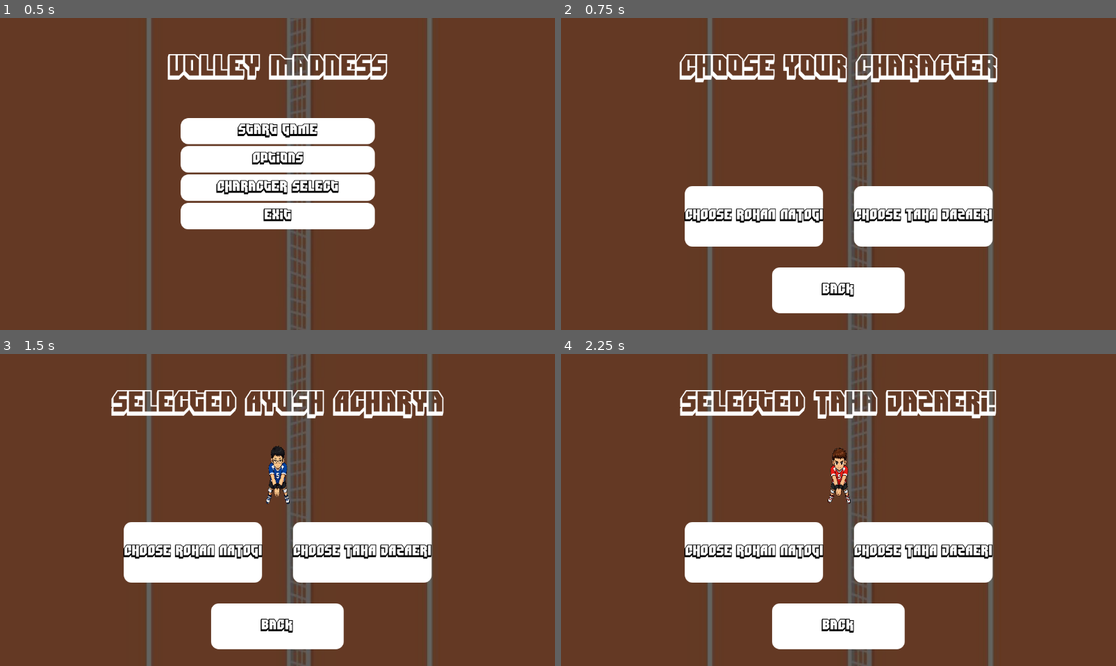
Above: before the commit, frames 1-4 (two rows, left to right).
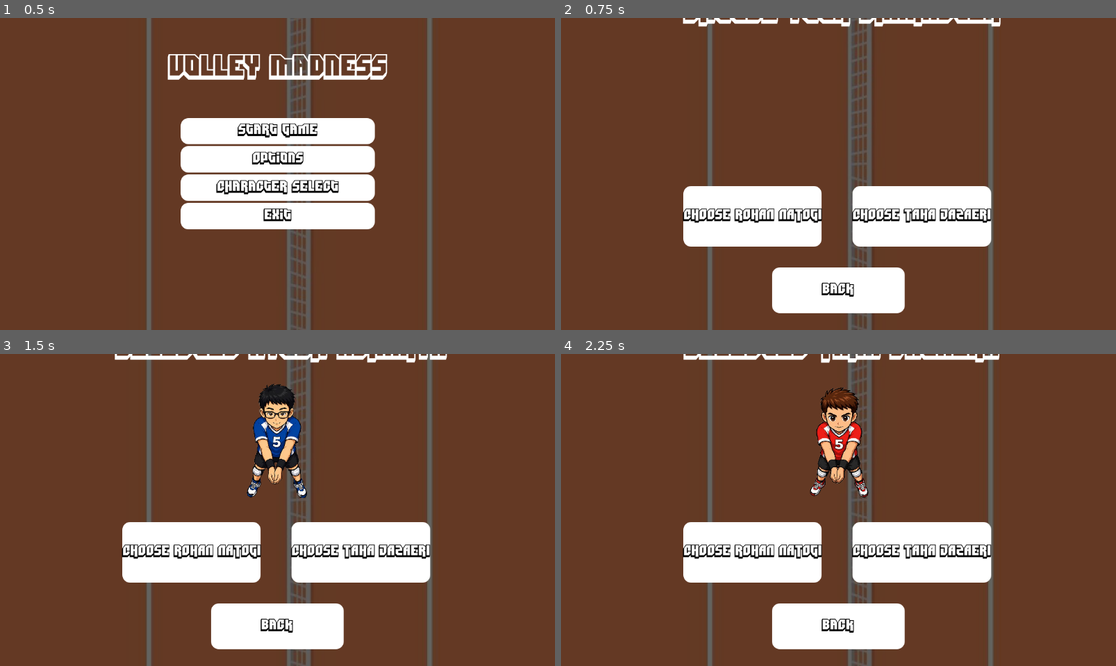
Above: after the commit, the same moments.

Repository: samuellance73/CSAGame
Game: Godot game, scene res://Menu/main_menu.tscn
Same seed, same stepped clock (60 frames per second), same inputs: the game is played once before the commit and once after it. The engine's default icon, where the game draws it, is replaced by a stand-in: a white triangle on a blue panel in a dark square. Sound files missing from this copy of the repository are replaced by a short silence.
Inputs:
- Up to frame 1 (0.5 s): no input
- Up to frame 2 (0.75 s): click "Character Select" at 0.5 s
- Up to frame 3 (1.5 s): click "CHOOSE ROHAN NATOGI" at 1.25 s
- Up to frame 4 (2.25 s): click "CHOOSE TAHA JAZAERI" at 2 s

Frame 1 is identical in both runs. In frame 2, 4.7% of the frame differs, in the area x 21-80%, y 0-74%; in frame 3, 7.0%, in the area x 20-81%, y 0-74%; in frame 4, 6.7%.

Commit message:
Increase net size - fix some small bugs

Diff:
--- a/Zack Github Upload/merged/CharacterSelect/CharacterSelect.tscn
+++ b/Zack Github Upload/merged/CharacterSelect/CharacterSelect.tscn
@@ -123,10 +123,10 @@
 anchor_top = 0.5
 anchor_right = 0.5
 anchor_bottom = 0.5
-offset_left = -328.0
-offset_top = -255.0
-offset_right = 328.0
-offset_bottom = -179.0
+offset_left = -321.0
+offset_top = -371.0
+offset_right = 335.0
+offset_bottom = -295.0
 grow_horizontal = 2
 grow_vertical = 2
 theme_override_fonts/font = ExtResource("3_pwbmj")
@@ -142,9 +142,9 @@
 anchor_top = 0.5
 anchor_right = 0.5
 anchor_bottom = 0.5
-offset_left = -52.0
-offset_top = -142.0
-offset_right = 55.0
+offset_left = -136.0
+offset_top = -279.0
+offset_right = 138.0
 offset_bottom = 1.0
 grow_horizontal = 2
 grow_vertical = 2
@@ -152,15 +152,15 @@
 
 [node name="HBoxContainer" type="HBoxContainer" parent="." unique_id=1350684908]
 layout_mode = 1
-anchors_preset = 8
-anchor_left = 0.5
-anchor_top = 0.5
-anchor_right = 0.5
-anchor_bottom = 0.5
-offset_left = -319.5
-offset_top = 24.75
-offset_right = 319.5
-offset_bottom = 151.25
+anchors_preset = -1
+anchor_left = 0.49800003
+anchor_top = 0.53800005
+anchor_right = 0.49800003
+anchor_bottom = 0.53800005
+offset_left = -467.69604
+offset_top = 0.12597656
+offset_right = 468.30396
+offset_bottom = 126.62598
 grow_horizontal = 2
 grow_vertical = 2
 size_flags_horizontal = 4
--- a/Zack Github Upload/merged/GameObjects/volleyball_court.tscn
+++ b/Zack Github Upload/merged/GameObjects/volleyball_court.tscn
@@ -40,7 +40,7 @@
 texture = ExtResource("1_o3kky")
 
 [node name="NetBoundary" type="CollisionShape2D" parent="." unique_id=687073138]
-position = Vector2(27, 20.5)
+position = Vector2(17, 20.5)
 shape = SubResource("RectangleShape2D_nv36p")
 
 [node name="BottomBoundary" type="CollisionShape2D" parent="." unique_id=573080023]
Binary file added: Zack Github Upload/merged/CharacterSelect/GingerPlayer.png
Not shown, added: Zack Github Upload/merged/CharacterSelect/GingerPlayer.png.import
Binary file added: Zack Github Upload/merged/CharacterSelect/IndianPlayer.png
Not shown, added: Zack Github Upload/merged/CharacterSelect/IndianPlayer.png.import
Not shown, added: Zack Github Upload/merged/.editorconfig538154020.tmp
Not shown, added: Zack Github Upload/merged/.gitattributes540231355.tmp
Not shown, removed: Zack Github Upload/merged/.gitignore
Not shown, added: Zack Github Upload/merged/CharacterSelect/CharacterSelect.tscn11468929230.tmp
Not shown, added: Zack Github Upload/merged/CharacterSelect/CharacterSelect.tscn11514863555.tmp
Not shown, added: Zack Github Upload/merged/CharacterSelect/CharacterSelect.tscn11561160332.tmp
Not shown, added: Zack Github Upload/merged/GameObjects/volleyball_court.tscn12073857834.tmp
Not shown, added: Zack Github Upload/merged/GameObjects/volleyball_court.tscn12086045659.tmp
(and 5 more such lines)
